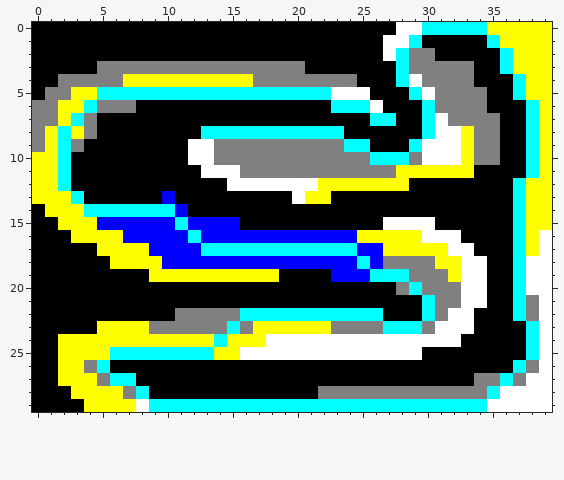
A pixel-art sprite gets an edit: Search/output/i4_g.png. The picture above is the old version.
The file is 40x30 pixels.
The result:
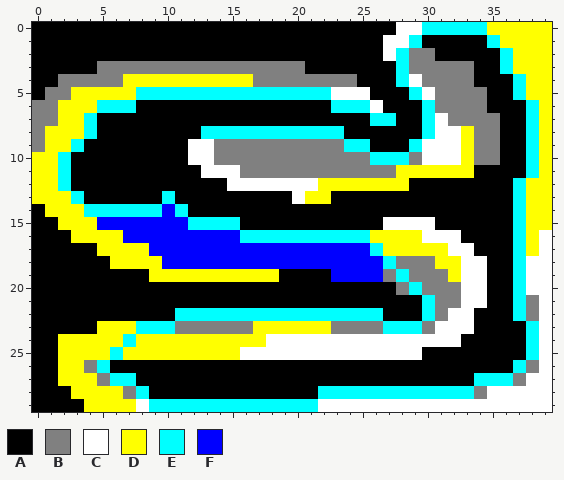
Palette (. is transparent): A #000000  B #808080  C #ffffff  D #ffff00  E #00ffff  F #0000ff
The edit:
y 5: x 5..7 EEE -> DDD
y 6: x 4..7 EBBB -> DEEE
y 7: x 3..4 EB -> DE
y 8: x 2 E -> D; x 4 B -> E
y 9: x 2..3 EB -> DE
y 13: x 10 F -> E
y 14: x 10..11 EF -> FE
y 15: x 11..15 EFFFF -> FEEEE
y 16: x 12 E -> F; x 16..25 FFFFFFFFFD -> EEEEEEEEEE
y 17: x 13..24 EEEEEEEEEEEE -> FFFFFFFFFFFF; x 26 F -> E
y 18: x 25 E -> F; x 27 B -> E
y 19: x 26..27 EE -> FB
y 22: x 11..15 BBBBB -> EEEEE
y 23: x 8..10 DBB -> EEE; x 15 E -> B
y 24: x 7 D -> E; x 14 E -> D
y 25: x 7..13 EEEEEEE -> DDDDDDD
y 27: x 34..35 BB -> EE
y 28: x 22..33 BBBBBBBBBBBB -> EEEEEEEEEEEE; x 35 E -> C
y 29: x 22..34 EEEEEEEEEEEEE -> CCCCCCCCCCCCC
Pixel boxes of the changes (left, top, right, bottom) in both pictures:
changed: (58, 87, 136, 152)
changed: (162, 191, 396, 282)
changed: (123, 308, 240, 360)
changed: (318, 373, 500, 412)
